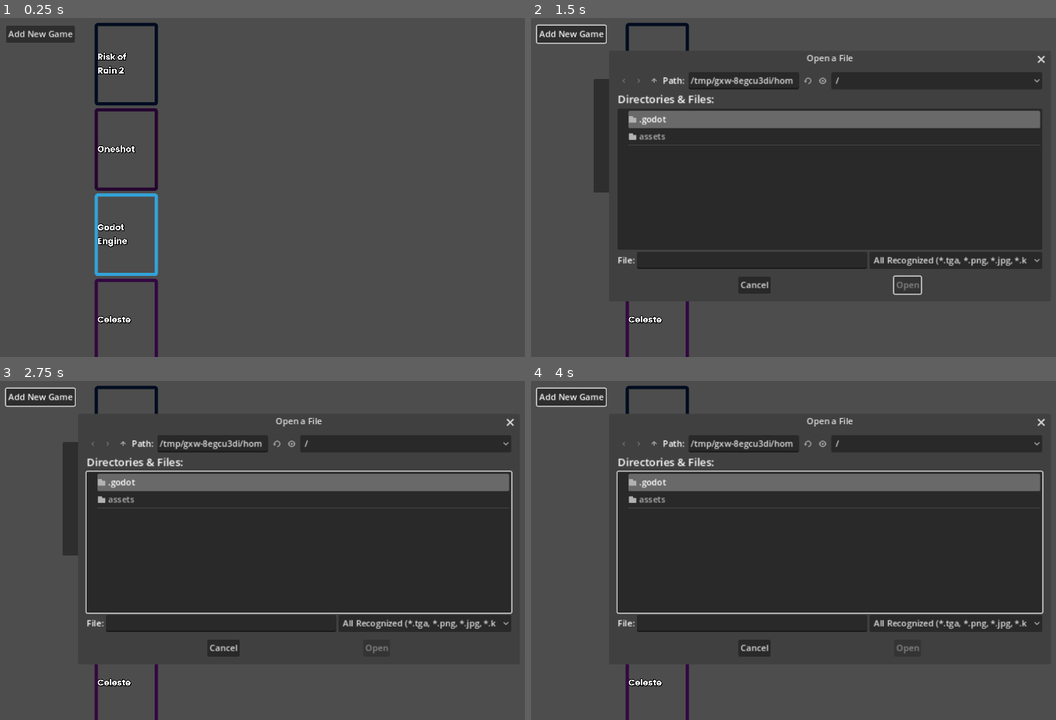
Above: before the commit, frames 1-4 (two rows, left to right).
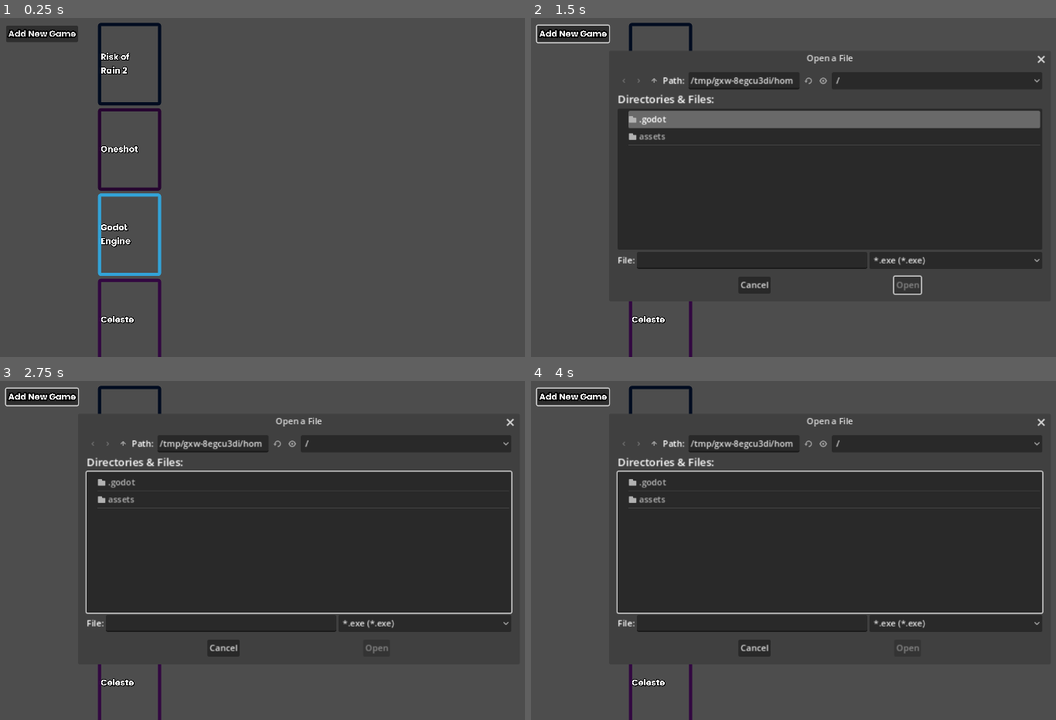
Above: after the commit, the same moments.

Repository: Shuflduf/Vapour
Game: Godot game, scene res://main.tscn
Two runs of this game, one before a commit and one after it. Both use one fixed random seed, a clock stepped at 60 frames per second and the inputs below. The engine's default icon, where the game draws it, is replaced by a stand-in: a white triangle on a blue panel in a dark square.
Inputs:
- Up to frame 1 (0.25 s): no input
- Up to frame 2 (1.5 s): click "Add New Game" at 0.5 s; click "Select" at 1.25 s
- Up to frame 3 (2.75 s): click "Select" at 2 s
- Up to frame 4 (4 s): click "Add New Game" at 2.75 s; click "Finish" at 3.5 s

The runs differ from the first frame. In frame 1, 3.1% of the frame differs, in the area x 1-31%, y 1-100%; in frame 2, 2.4%; in frame 3, 6.5%, in the area x 0-98%, y 1-100%; in frame 4, 5.5%.

Commit message:
added custom game path

Diff:
--- a/game.gd
+++ b/game.gd
@@ -24,15 +24,6 @@
 @onready var icon: TextureRect = %Art
 @onready var outline: Panel = %Panel
 
-var selected = false:
-	set(value):
-		selected = value
-		if outline == null:
-			await ready
-		var styleBox: StyleBoxFlat = outline.get_theme_stylebox("panel").duplicate()
-		styleBox.set("draw_center", value)
-		outline.add_theme_stylebox_override("panel", styleBox)
-
 var tween: Tween
 
 const pic_size = 128
@@ -55,12 +46,10 @@
 
 
 func _on_game_mouse_entered() -> void:
-	selected = true
 	tween_label(true)
 
 
 func _on_game_mouse_exited() -> void:
-	selected = false
 	tween_label(false)
 
 
--- a/game.tscn
+++ b/game.tscn
@@ -55,13 +55,13 @@
 anchor_top = 0.5
 anchor_right = 0.5
 anchor_bottom = 0.5
-offset_left = -45.0
+offset_left = -54.0
 offset_top = -12.0
-offset_right = 51.0
+offset_right = 42.0
 offset_bottom = 11.0
 grow_horizontal = 2
 grow_vertical = 2
-text = "Notepad"
+text = "Game"
 label_settings = ExtResource("3_qx0dg")
 vertical_alignment = 1
 autowrap_mode = 3
--- a/main.gd
+++ b/main.gd
@@ -11,4 +11,3 @@
 
 func add_game(new_entry: GameEntry):
 	new_entry.reparent(games)
-	#games.add_child(new_entry)
--- a/main.tscn
+++ b/main.tscn
@@ -1,8 +1,9 @@
-[gd_scene load_steps=4 format=3 uid="uid://drh8kouv1u8pj"]
+[gd_scene load_steps=5 format=3 uid="uid://drh8kouv1u8pj"]
 
 [ext_resource type="PackedScene" uid="uid://de7kka5kj7f7m" path="res://new_game.tscn" id="1_l6jh3"]
 [ext_resource type="PackedScene" uid="uid://bh20pin180h43" path="res://game.tscn" id="1_nhxs7"]
 [ext_resource type="Script" path="res://main.gd" id="1_vgx7c"]
+[ext_resource type="FontFile" uid="uid://cvbum3pxpeyyb" path="res://Poppins-Bold.ttf" id="3_k3vr8"]
 
 [node name="Main" type="HSplitContainer"]
 anchors_preset = 15
@@ -27,6 +28,9 @@
 
 [node name="NewGame" type="Button" parent="Buttons/VBoxContainer"]
 layout_mode = 2
+theme_override_colors/font_outline_color = Color(0, 0, 0, 1)
+theme_override_constants/outline_size = 10
+theme_override_fonts/font = ExtResource("3_k3vr8")
 text = "Add New Game"
 
 [node name="MarginContainer" type="MarginContainer" parent="."]
--- a/new_game.gd
+++ b/new_game.gd
@@ -1,16 +1,11 @@
-extends PopupPanel
+extends Window
 
 signal added_game(game: GameEntry)
 
-@onready var file_dialog: FileDialog = %FileDialog
-@onready var game: Control = $MarginContainer/HBoxContainer/Game
+@onready var image_file_dialog: FileDialog = %ImageFileDialog
+@onready var path_file_dialog: FileDialog = %PathFileDialog
 
-func _on_button_pressed() -> void:
-	file_dialog.show()
-
-
-func _on_file_dialog_file_selected(path: String) -> void:
-	game.app_icon = path
+@onready var game: GameEntry = %Game
 
 
 func _on_line_edit_text_changed(new_text: String) -> void:
@@ -29,3 +24,22 @@
 func _on_finish_pressed() -> void:
 	added_game.emit(game)
 	queue_free()
+
+
+func _on_image_button_pressed() -> void:
+	image_file_dialog.show()
+
+func _on_image_file_dialog_file_selected(path: String) -> void:
+	game.app_icon = path
+
+
+func _on_path_button_pressed() -> void:
+	path_file_dialog.show()
+
+
+func _on_path_file_dialog_file_selected(path: String) -> void:
+	print(path)
+	game.app_path = path
+
+func _on_close_requested() -> void:
+	queue_free()
--- a/new_game.tscn
+++ b/new_game.tscn
@@ -7,11 +7,11 @@
 
 [sub_resource type="Theme" id="Theme_u256b"]
 
-[node name="NewGame" type="PopupPanel"]
+[node name="NewGame" type="Window"]
 title = "Add New Game"
-position = Vector2i(135, 130)
-size = Vector2i(509, 212)
-visible = true
+initial_position = 1
+size = Vector2i(509, 239)
+unresizable = true
 keep_title_visible = true
 script = ExtResource("1_t6qci")
 
@@ -19,7 +19,7 @@
 offset_left = 4.0
 offset_top = 4.0
 offset_right = 505.0
-offset_bottom = 208.0
+offset_bottom = 235.0
 theme_override_constants/margin_left = 30
 theme_override_constants/margin_top = 30
 theme_override_constants/margin_right = 30
@@ -54,6 +54,36 @@
 placeholder_text = "Name"
 alignment = 1
 
+[node name="Path" type="HBoxContainer" parent="MarginContainer/HBoxContainer/VBoxContainer"]
+layout_mode = 2
+alignment = 1
+
+[node name="Label" type="Label" parent="MarginContainer/HBoxContainer/VBoxContainer/Path"]
+layout_mode = 2
+size_flags_horizontal = 3
+text = "Path"
+label_settings = ExtResource("2_d7hl2")
+
+[node name="PathButton" type="Button" parent="MarginContainer/HBoxContainer/VBoxContainer/Path"]
+layout_mode = 2
+size_flags_horizontal = 3
+theme_override_colors/font_outline_color = Color(0, 0, 0, 1)
+theme_override_constants/outline_size = 10
+theme_override_fonts/font = ExtResource("3_n2nfl")
+text = "Select"
+
+[node name="PathFileDialog" type="FileDialog" parent="MarginContainer/HBoxContainer/VBoxContainer/Path"]
+unique_name_in_owner = true
+title = "Open a File"
+initial_position = 1
+size = Vector2i(807, 429)
+theme = SubResource("Theme_u256b")
+ok_button_text = "Open"
+file_mode = 0
+access = 2
+filters = PackedStringArray("*.exe")
+show_hidden_files = true
+
 [node name="Image" type="HBoxContainer" parent="MarginContainer/HBoxContainer/VBoxContainer"]
 layout_mode = 2
 alignment = 1
@@ -64,7 +94,7 @@
 text = "Image"
 label_settings = ExtResource("2_d7hl2")
 
-[node name="Button" type="Button" parent="MarginContainer/HBoxContainer/VBoxContainer/Image"]
+[node name="ImageButton" type="Button" parent="MarginContainer/HBoxContainer/VBoxContainer/Image"]
 layout_mode = 2
 size_flags_horizontal = 3
 theme_override_colors/font_outline_color = Color(0, 0, 0, 1)
@@ -72,7 +102,7 @@
 theme_override_fonts/font = ExtResource("3_n2nfl")
 text = "Select"
 
-[node name="FileDialog" type="FileDialog" parent="MarginContainer/HBoxContainer/VBoxContainer/Image"]
+[node name="ImageFileDialog" type="FileDialog" parent="MarginContainer/HBoxContainer/VBoxContainer/Image"]
 unique_name_in_owner = true
 title = "Open a File"
 initial_position = 1
@@ -114,13 +144,17 @@
 theme_override_constants/separation = 35
 
 [node name="Game" parent="MarginContainer/HBoxContainer" instance=ExtResource("1_bt0ns")]
+unique_name_in_owner = true
 layout_mode = 2
 size_flags_horizontal = 2
 size_flags_vertical = 4
 
+[connection signal="close_requested" from="." to="." method="_on_close_requested"]
 [connection signal="text_changed" from="MarginContainer/HBoxContainer/VBoxContainer/Name/LineEdit" to="." method="_on_line_edit_text_changed"]
 [connection signal="text_submitted" from="MarginContainer/HBoxContainer/VBoxContainer/Name/LineEdit" to="." method="_on_line_edit_text_submitted"]
-[connection signal="pressed" from="MarginContainer/HBoxContainer/VBoxContainer/Image/Button" to="." method="_on_button_pressed"]
-[connection signal="file_selected" from="MarginContainer/HBoxContainer/VBoxContainer/Image/FileDialog" to="." method="_on_file_dialog_file_selected"]
+[connection signal="pressed" from="MarginContainer/HBoxContainer/VBoxContainer/Path/PathButton" to="." method="_on_path_button_pressed"]
+[connection signal="file_selected" from="MarginContainer/HBoxContainer/VBoxContainer/Path/PathFileDialog" to="." method="_on_path_file_dialog_file_selected"]
+[connection signal="pressed" from="MarginContainer/HBoxContainer/VBoxContainer/Image/ImageButton" to="." method="_on_image_button_pressed"]
+[connection signal="file_selected" from="MarginContainer/HBoxContainer/VBoxContainer/Image/ImageFileDialog" to="." method="_on_image_file_dialog_file_selected"]
 [connection signal="color_changed" from="MarginContainer/HBoxContainer/VBoxContainer/Colour/ColorPickerButton" to="." method="_on_color_picker_button_color_changed"]
 [connection signal="pressed" from="MarginContainer/HBoxContainer/VBoxContainer/Finish" to="." method="_on_finish_pressed"]
Not shown, added: testingexe.exe
